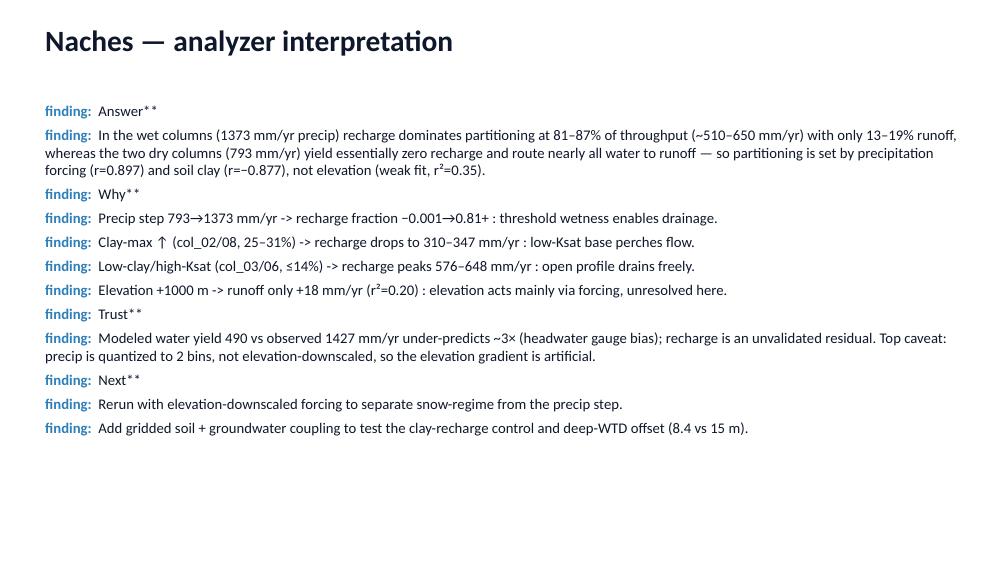
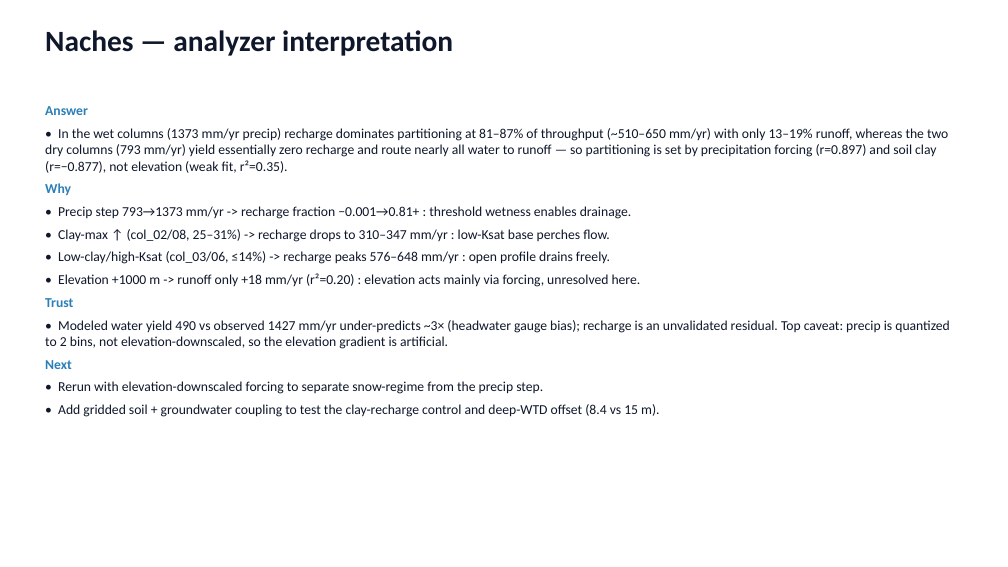
Before and after one commit to hoangtv1899/multi-agent-framework, a slide deck: slide 11 of docs/slides/story_20260704.pptx (slide 10 before the commit). Drawn at 1008x567 pixels with LibreOffice and Linux fonts; fonts in the diff are those of the drawing. Boxes give left, top, right and bottom in pixels: in the first picture for what was removed or moved away, otherwise in the second. Text is boxed around its words. In the diff, an @@ line names an element or a change of style, - is before the commit and + after.

```diff
--- a/docs/slides/story_20260704.pptx
+++ b/docs/slides/story_20260704.pptx
@@ text at (x1=45, y1=106, x2=949, y2=417): text changed; size 14 to 13 pt @@
-finding: Answer**
-finding: In the wet columns (1373 mm/yr precip) recharge dominates partitioning at 81–87% of throughput (~510–650 mm/yr) with only 13–19% runoff, whereas the two dry columns (793 mm/yr) yield essentially zero recharge and route nearly all water to runoff — so partitioning is set by precipitation forcing (r=0.897) and soil clay (r=−0.877), not elevation (weak fit, r²=0.35).
-finding: Why**
-finding: Precip step 793→1373 mm/yr -> recharge fraction −0.001→0.81+ : threshold wetness enables drainage.
-finding: Clay-max ↑ (col_02/08, 25–31%) -> recharge drops to 310–347 mm/yr : low-Ksat base perches flow.
-finding: Low-clay/high-Ksat (col_03/06, ≤14%) -> recharge peaks 576–648 mm/yr : open profile drains freely.
-finding: Elevation +1000 m -> runoff only +18 mm/yr (r²=0.20) : elevation acts mainly via forcing, unresolved here.
-finding: Trust**
-finding: Modeled water yield 490 vs observed 1427 mm/yr under-predicts ~3× (headwater gauge bias); recharge is an unvalidated residual. Top caveat: precip is quantized to 2 bins, not elevation-downscaled, so the elevation gradient is artificial.
-finding: Next**
-finding: Rerun with elevation-downscaled forcing to separate snow-regime from the precip step.
-finding: Add gridded soil + groundwater coupling to test the clay-recharge control and deep-WTD offset (8.4 vs 15 m).
+Answer
+• In the wet columns (1373 mm/yr precip) recharge dominates partitioning at 81–87% of throughput (~510–650 mm/yr) with only 13–19% runoff, whereas the two dry columns (793 mm/yr) yield essentially zero recharge and route nearly all water to runoff — so partitioning is set by precipitation forcing (r=0.897) and soil clay (r=−0.877), not elevation (weak fit, r²=0.35).
+Why
+• Precip step 793→1373 mm/yr -> recharge fraction −0.001→0.81+ : threshold wetness enables drainage.
+• Clay-max ↑ (col_02/08, 25–31%) -> recharge drops to 310–347 mm/yr : low-Ksat base perches flow.
+• Low-clay/high-Ksat (col_03/06, ≤14%) -> recharge peaks 576–648 mm/yr : open profile drains freely.
+• Elevation +1000 m -> runoff only +18 mm/yr (r²=0.20) : elevation acts mainly via forcing, unresolved here.
+Trust
+• Modeled water yield 490 vs observed 1427 mm/yr under-predicts ~3× (headwater gauge bias); recharge is an unvalidated residual. Top caveat: precip is quantized to 2 bins, not elevation-downscaled, so the elevation gradient is artificial.
+Next
+• Rerun with elevation-downscaled forcing to separate snow-regime from the precip step.
+• Add gridded soil + groundwater coupling to test the clay-recharge control and deep-WTD offset (8.4 vs 15 m).
```
Also in this commit, not shown: 4 other slides changed, 2 slides added, 1 other file.
